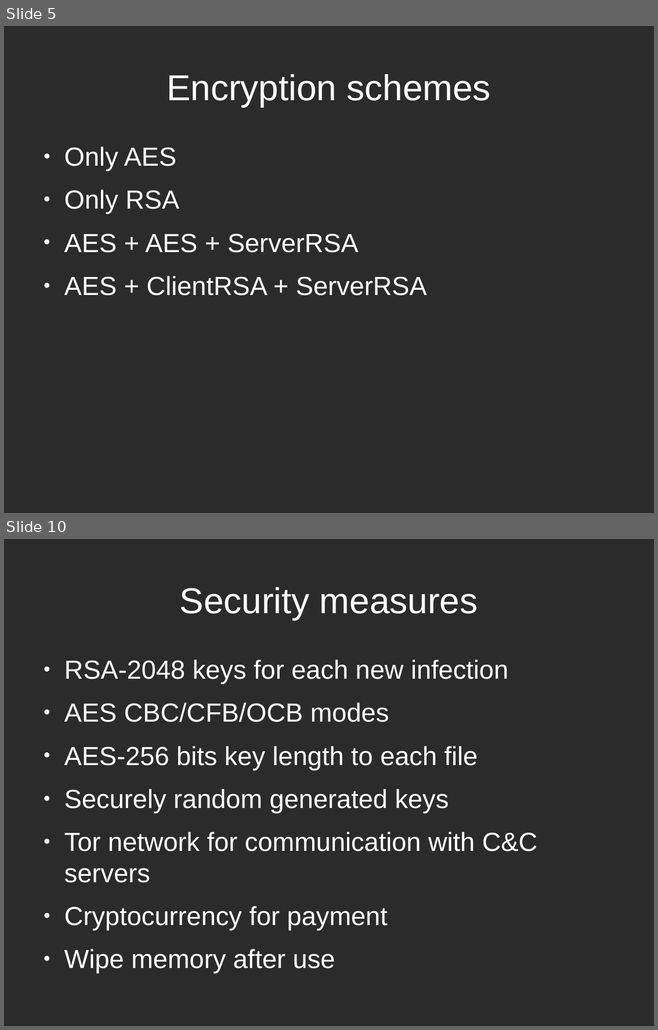
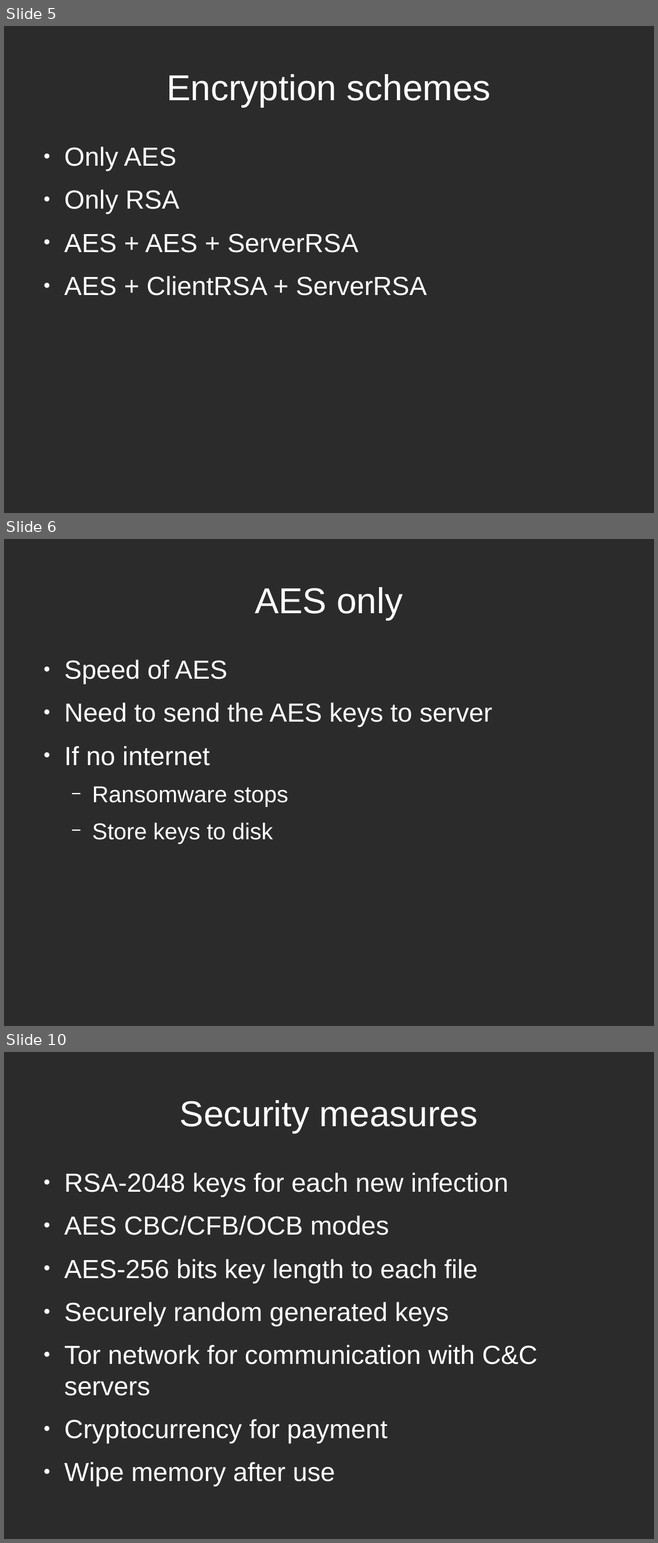
Before and after one commit to tarcisio-marinho/GonnaCry, a slide deck: Python/talk/na_beira_do_rio.odp. Shown one above the other, each under a label of ours: slides 5 and 10 before the commit, slides 5, 6 and 10 after it; the slides between them are not shown. The pictures are 658x1030 and 658x1543 pixels, drawn with LibreOffice and Linux fonts; fonts in the diff are those of the drawing; background and template pictures are left out; a plain dark background stands for a picture behind light text. Boxes give left, top, right and bottom in pixels: in the first picture for what was removed or moved away, otherwise in the second. Text is boxed around its words. In the diff, an @@ line names an element or a change of style, - is before the commit and + after.

```diff
--- a/Python/talk/na_beira_do_rio.odp
+++ b/Python/talk/na_beira_do_rio.odp
@@ slide 6 added at <box>4,539,654,1026</box>, background picture (left out) @@
@@ title added at <box>255,587,402,620</box>, 44 pt, text #FFFFFF @@
+AES only
@@ text added at <box>64,660,492,843</box>, 32 pt, text #FFFFFF @@
+● Speed of AES
+● Need to send the AES keys to server
+● If no internet
+  − Ransomware stops
+  − Store keys to disk
```
Also in this commit, not shown: 4 slides changed, 2 other slides added, 4 slides removed.
